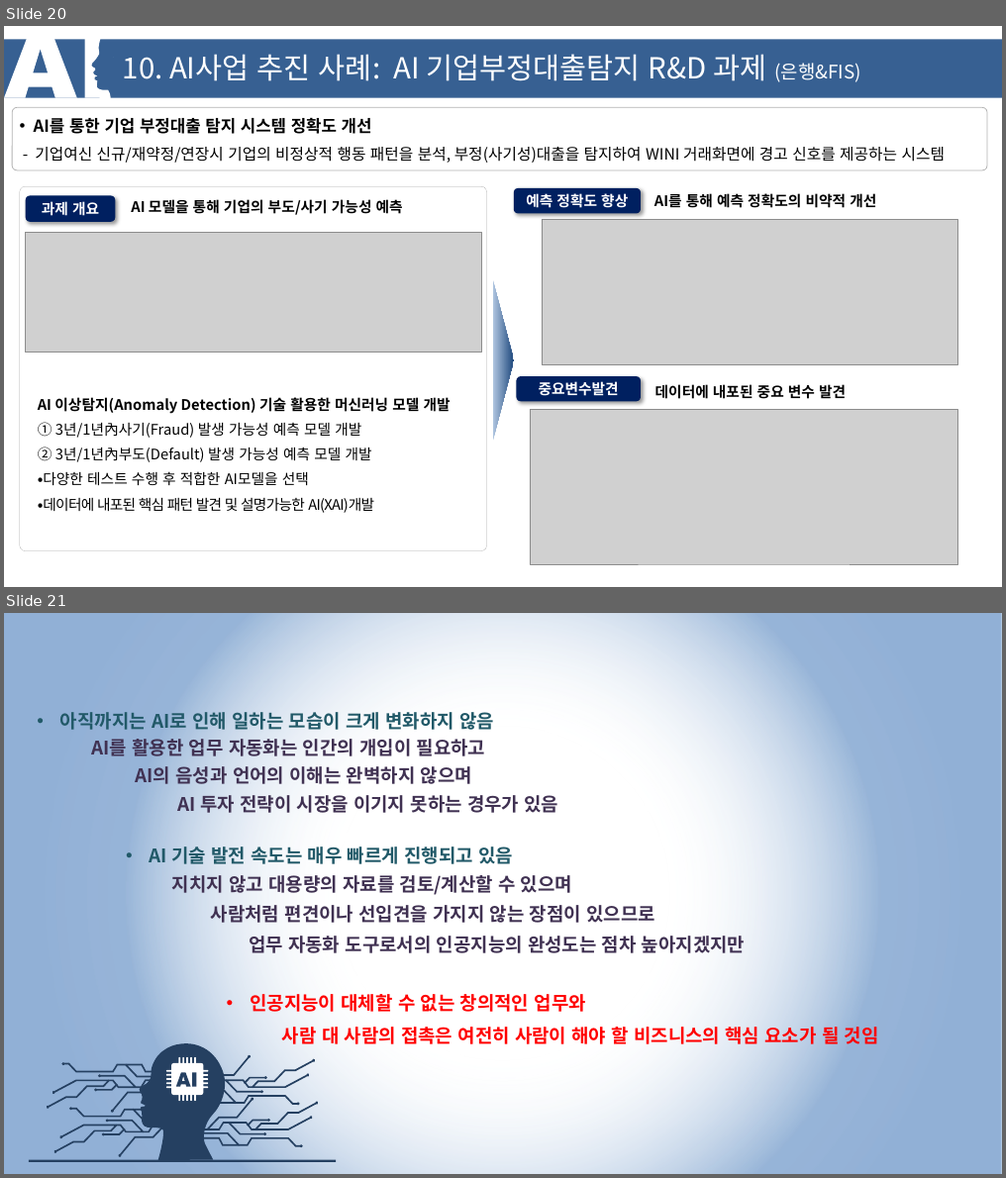
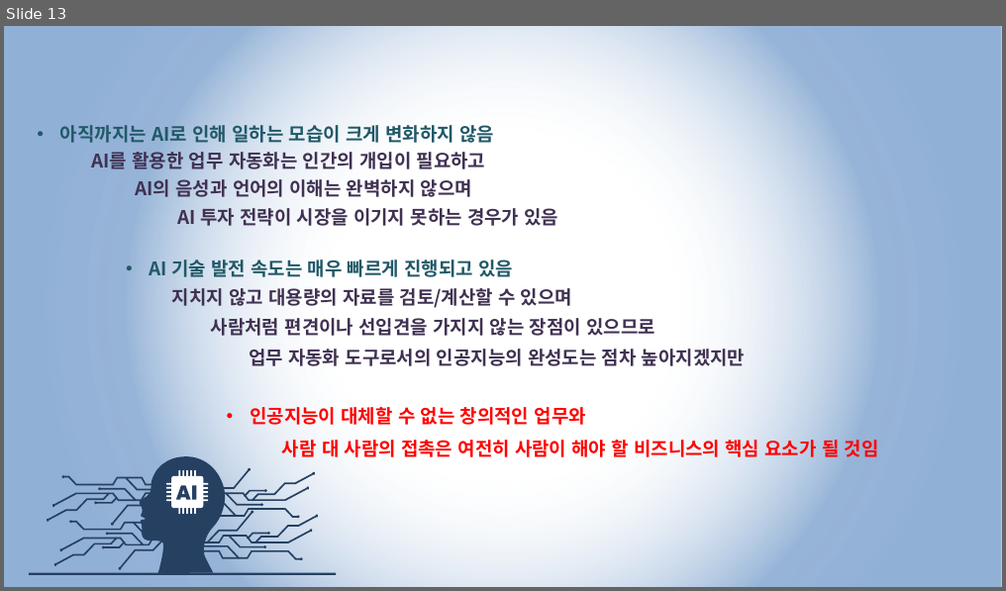
Before and after one commit to SungHoAhn2/SungHoAhn2.github.io, a slide deck: training/ai_training.pptx. Shown one above the other, each under a label of ours: slides 20 and 21 before the commit, slide 13 after it. The pictures are 1006x1178 and 1006x591 pixels, drawn with LibreOffice and Linux fonts; fonts in the diff are those of the drawing; grey boxes stand for pictures; background and template pictures are left out. Boxes give left, top, right and bottom in pixels: in the first picture for what was removed or moved away, otherwise in the second. Text is boxed around its words. In the diff, an @@ line names an element or a change of style, - is before the commit and + after.

```diff
--- a/training/ai_training.pptx
+++ b/training/ai_training.pptx
@@ slide 20 removed at [4, 26, 1002, 587], background #FFFFFF @@
@@ rectangle removed at [4, 40, 1002, 98] @@
@@ freeform shape removed at [4, 32, 113, 98] @@
@@ text removed at [123, 54, 861, 82] @@
-10. AI사업 추진 사례: AI 기업부정대출탐지 R&D 과제 (은행&FIS)
@@ rounded rectangle removed at [12, 107, 988, 171] @@
-• AI를 통한 기업 부정대출 탐지 시스템 정확도 개선
-- 기업여신 신규/재약정/연장시 기업의 비정상적 행동 패턴을 분석, 부정(사기성)대출을 탐지하여 WINI 거래화면에 경고 신호를 제공하는 시스템
@@ rounded rectangle removed at [20, 187, 487, 552] @@
@@ rounded rectangle removed at [26, 196, 116, 222] @@
-과제 개요
@@ text removed at [131, 197, 403, 216] @@
-AI 모델을 통해 기업의 부도/사기 가능성 예측
@@ rounded rectangle removed at [514, 188, 641, 214] @@
-예측 정확도 향상
@@ text removed at [654, 192, 876, 211] @@
-AI를 통해 예측 정확도의 비약적 개선
@@ picture removed at [25, 232, 481, 353] @@
@@ picture removed at [542, 219, 957, 366] @@
@@ triangle removed at [493, 280, 514, 441] @@
@@ rounded rectangle removed at [517, 376, 642, 401] @@
-중요변수발견
@@ text removed at [38, 397, 450, 513] @@
-AI 이상탐지(Anomaly Detection) 기술 활용한 머신러닝 모델 개발
-① 3년/1년內사기(Fraud) 발생 가능성 예측 모델 개발
-② 3년/1년內부도(Default) 발생 가능성 예측 모델 개발
-•다양한 테스트 수행 후 적합한 AI모델을 선택
-•데이터에 내포된 핵심 패턴 발견 및 설명가능한 AI(XAI)개발
@@ picture removed at [530, 409, 957, 565] @@
@@ text removed at [655, 384, 846, 399] @@
-데이터에 내포된 중요 변수 발견
@@ what was slide 21 is now slide 13 @@
```
Also in this commit, not shown: 2 slides changed, 7 other slides removed, 1 other file.
